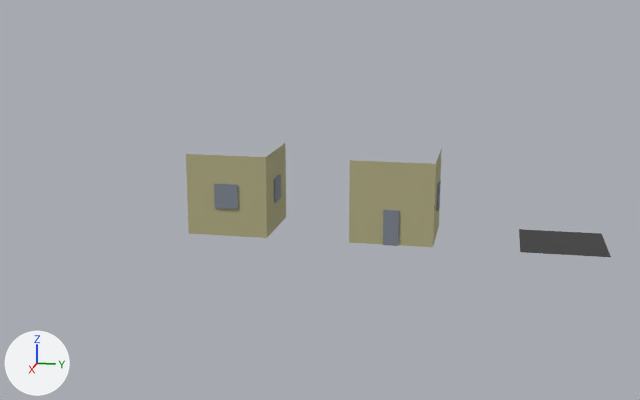
Before and after pictures for a commit that changed the FBX model WFC_2_Unity_To_WFC_3_Unity3D/Assets/Models/SM_TileSet_00.fbx.
Rendered twice from a camera (50 mm lens) standing at (0.1056, 0.0116, 0.0302) and looking at (0.0004, -0.0095, 0.0039). Lighting does not change. The marker at lower left points along +X, +Y and +Z. Where no turn or scale is listed for an object, it has been applied to the vertices.
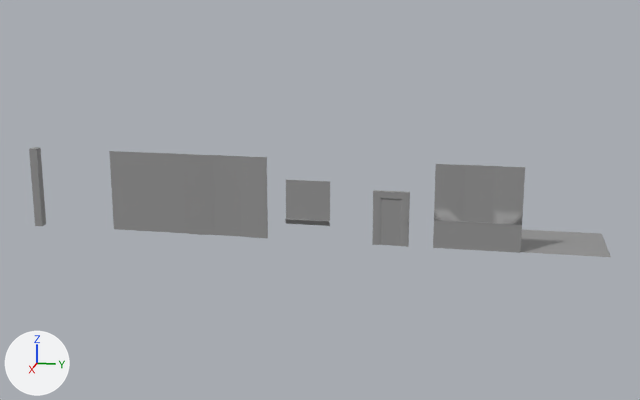
The newer file is also turned or shifted as a whole; pictures and numbers use the older file's frame.

Boxes [x1, y1, x2, y2] around the edits, measured in the pictures (640 x 400 px):
'pPlane11', deleted: before [186, 143, 286, 238]
'Wall_w_Edge', added: after [433, 164, 525, 253]
'pPlane12', no longer drawn: before [349, 148, 442, 247]
'Wall', added: after [186, 154, 268, 238]
'Wall_plain', added: after [109, 151, 189, 233]
'pPlane3', recoloured: [519, 229, 611, 257] in both
'Door', added: after [372, 190, 410, 247]
'Window', added: after [285, 180, 330, 226]
'Pillar', added: after [29, 147, 46, 226]

What changed in the scene script:
```text
Change mat_blinn3:
    mat_blinn3.base_color: (0.0451, 0.0451, 0.0451) -> (0.299, 0.299, 0.299)  # black #3c3c3c -> grey #959595
Add me_mesh_002_1:
    me_mesh_002_1.from_pydata(...)  # 60 vertices, 47 faces; spans x 0.005..0.0052, y -0.005..0.005, z -0.005..0.005
    me_mesh_002_1.materials.append(mat_blinn3)  # grey #959595
Add me_mesh_001_1:
    me_mesh_001_1.from_pydata([(0.005, -0.005, 0.005), (0.005, -0.005, -0.005), (0.005, 0.005, 0.005), (0.005, 0.005, -0.005)], [], [(0, 1, 3, 2)])
    me_mesh_001_1.materials.append(mat_blinn3)  # grey #959595
Add me_mesh_004:
    me_mesh_004.from_pydata(...)  # 20 vertices, 10 faces; spans x 0.005..0.0052, y -0.005..0.005, z -0.005..0.005
    me_mesh_004.materials.append(mat_blinn3)  # grey #959595
Add me_mesh_005:
    me_mesh_005.from_pydata(...)  # 40 vertices, 30 faces; spans x 0.005..0.00551, y -0.00212..0.00212, z -0.00495..0.00156
    me_mesh_005.materials.append(mat_blinn3)  # grey #959595
Add me_mesh_003:
    me_mesh_003.from_pydata(...)  # 14 vertices, 9 faces; spans x 0.005..0.00556, y -0.00269..0.00269, z -0.00304..0.00238
    me_mesh_003.materials.append(mat_blinn3)  # grey #959595
Add me_mesh_006:
    me_mesh_006.from_pydata(...)  # a box spanning x 0.0045..0.0055, y -0.0055..-0.0045, z -0.005..0.005
    me_mesh_006.materials.append(mat_blinn3)  # grey #959595
Remove ob_pplane11:
    ob_pplane11 = bpy.data.objects.new('pPlane11', me_mesh_001)
    ob_pplane11.location = (0.00011, -0.02, 0.005)
Change ob_pplane12:
    ob_pplane12: bpy.data.objects.new('pPlane12', me_mesh_002) -> bpy.data.objects.new('pPlane12', None)
Add ob_wall_w_edge:
    ob_wall_w_edge = bpy.data.objects.new('Wall_w_Edge', me_mesh_002_1)
    ob_wall_w_edge.location = (0.0, 0.01, 0.005)
Add ob_wall_plain:
    ob_wall_plain = bpy.data.objects.new('Wall_plain', me_mesh_001_1)
    ob_wall_plain.location = (0.0, -0.03, 0.005)
Add ob_wall:
    ob_wall = bpy.data.objects.new('Wall', me_mesh_004)
    ob_wall.location = (0.0, -0.02, 0.005)
Add ob_door:
    ob_door = bpy.data.objects.new('Door', me_mesh_005)
    ob_door.location = (0.0, 0.0, 0.005)
Add ob_window:
    ob_window = bpy.data.objects.new('Window', me_mesh_003)
    ob_window.location = (0.0, -0.01, 0.005)
Add ob_pillar:
    ob_pillar = bpy.data.objects.new('Pillar', me_mesh_006)
    ob_pillar.location = (0.0, -0.04, 0.005)
```
